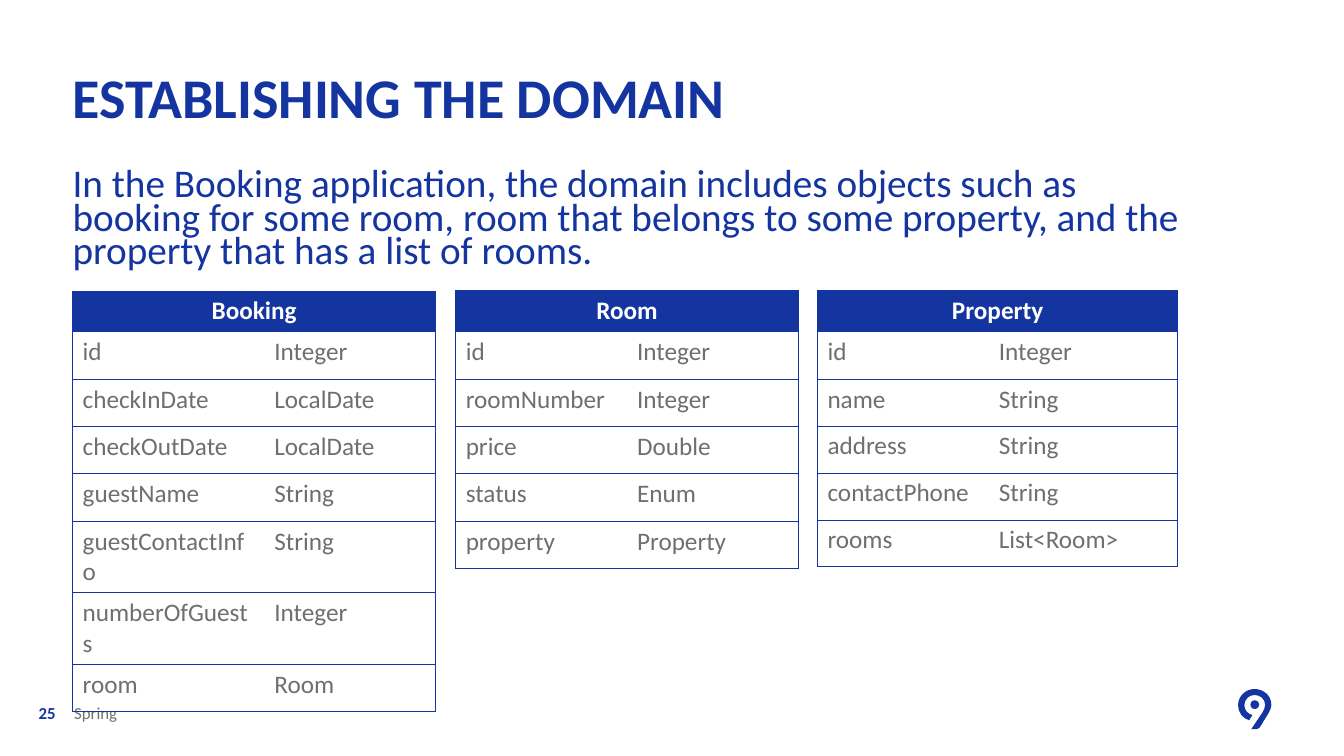
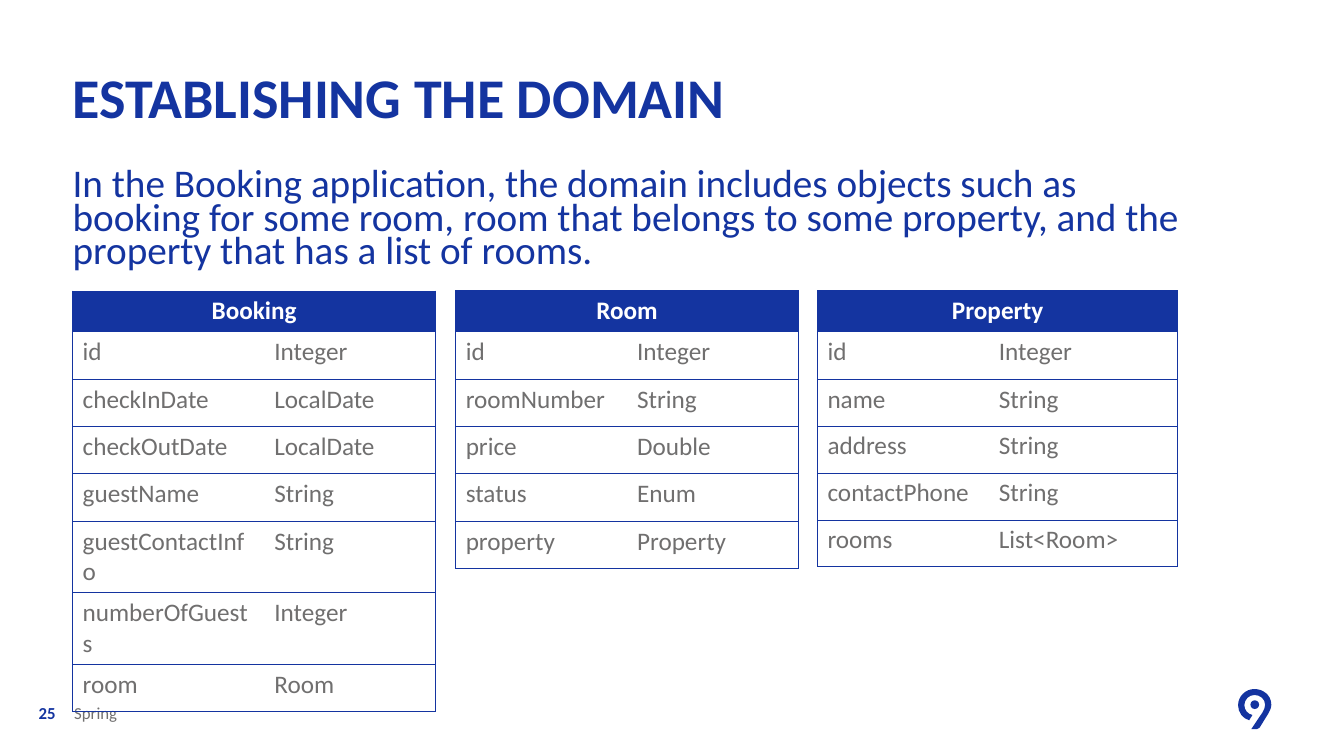
Before and after one commit to levinine/code9-2024, a slide deck: slide 25 of day-2-spring/Code9 - Spring - web 2024.pptx. Drawn at 1344x756 pixels with LibreOffice and Linux fonts; fonts in the diff are those of the drawing. Boxes give left, top, right and bottom in pixels: in the first picture for what was removed or moved away, otherwise in the second. Text is boxed around its words. In the diff, an @@ line names an element or a change of style, - is before the commit and + after.

Commit message:
updated model example for Room

```diff
--- a/day-2-spring/Code9 - Spring - web 2024.pptx
+++ b/day-2-spring/Code9 - Spring - web 2024.pptx
@@ table at (456, 290, 799, 568) @@
-row 3, column 2: Integer
+row 3, column 2: String
```
